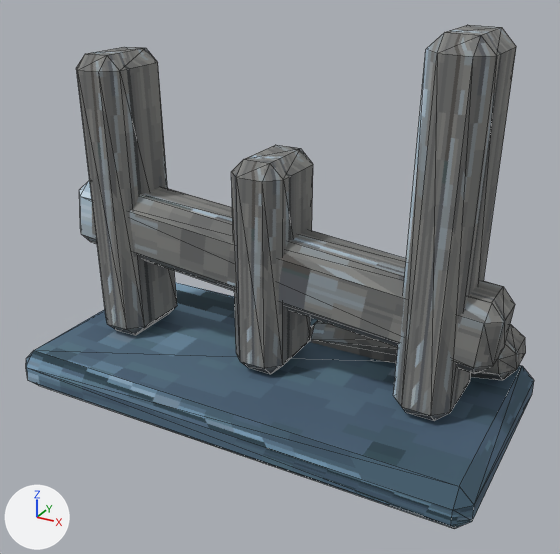
A saved change to the glTF model ArenaTaticaUnity/Assets/ArenaTatica/Resources/Models/Mapa/comum/barricada_partida.glb.
Camera for both pictures: a 50 mm lens placed at (0.639, -1.137, 0.821), pointed at (0.029, -0.027, 0.266). Lighting does not change. The marker at lower left points along +X, +Y and +Z. The first picture is the older version. Mesh edges are drawn as thin lines. Vertices at exactly the same position are counted once.

Script lines for the objects in view, before the commit:
```python
mat_neve_madeira = principled_material('neve_madeira')
mat_neve_madeira.texture = img_neve_madeira
mat_neve_madeira.roughness = 0.9
mat_neve_pedra = principled_material('neve_pedra')
mat_neve_pedra.texture = img_neve_pedra
mat_neve_pedra.roughness = 0.9
me_cube_013 = bpy.data.meshes.new('Cube.013')
me_cube_013.from_pydata(...)  # 144 vertices, 264 faces; spans x -0.45..0.45, y -0.225..0.225, z 0.0..0.7
# faces by material slot: [44, 220]
me_cube_013.materials.append(mat_neve_pedra)  # picture img_neve_pedra
me_cube_013.materials.append(mat_neve_madeira)  # picture img_neve_madeira
ob_novo_barricada_partida = bpy.data.objects.new('novo_barricada_partida', me_cube_013)
ob_novo_barricada_partida.location = (0.0, 0.0, 0.0)
```
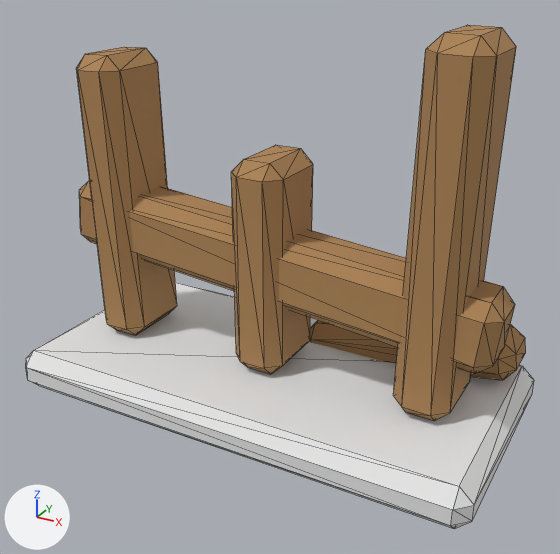
Pixel boxes (x1, y1, x2, y2) of what changed, in the pictures (560 x 554 px):
'novo_barricada_partida', surface changed, recoloured (lighter)
    both: (26, 25, 534, 529)

The change, as a diff of the scene's bpy script:
```diff
--- a/ArenaTaticaUnity/Assets/ArenaTatica/Resources/Models/Mapa/comum/barricada_partida.glb.py
+++ b/ArenaTaticaUnity/Assets/ArenaTatica/Resources/Models/Mapa/comum/barricada_partida.glb.py
@@ mat_neve_pedra @@
 mat_neve_pedra = bpy.data.materials.new('neve_pedra')
-# nodes: BsdfPrincipled, OutputMaterial, TexImage
-# uses the picture img_neve_pedra
+# nodes: BsdfPrincipled, Mix, OutputMaterial, VertexColor
+# colours: white #e7e7e7, mixed with the vertex colours
@@ mat_neve_madeira @@
 mat_neve_madeira = bpy.data.materials.new('neve_madeira')
-# nodes: BsdfPrincipled, OutputMaterial, TexImage
-# uses the picture img_neve_madeira
+# nodes: BsdfPrincipled, Mix, OutputMaterial, VertexColor
+# colours: brown #ad8455, mixed with the vertex colours
@@ me_cube_013 @@
 me_cube_013.from_pydata(...)  # 144 vertices, 264 faces; spans x -0.45..0.45, y -0.225..0.225, z 0.0..0.7
 # used by ob_novo_barricada_partida; location = (0.0, 0.0, 0.0)
+# me_cube_013 part 1: vertex colours changed
 me_cube_013.materials.append(mat_neve_pedra)
```
